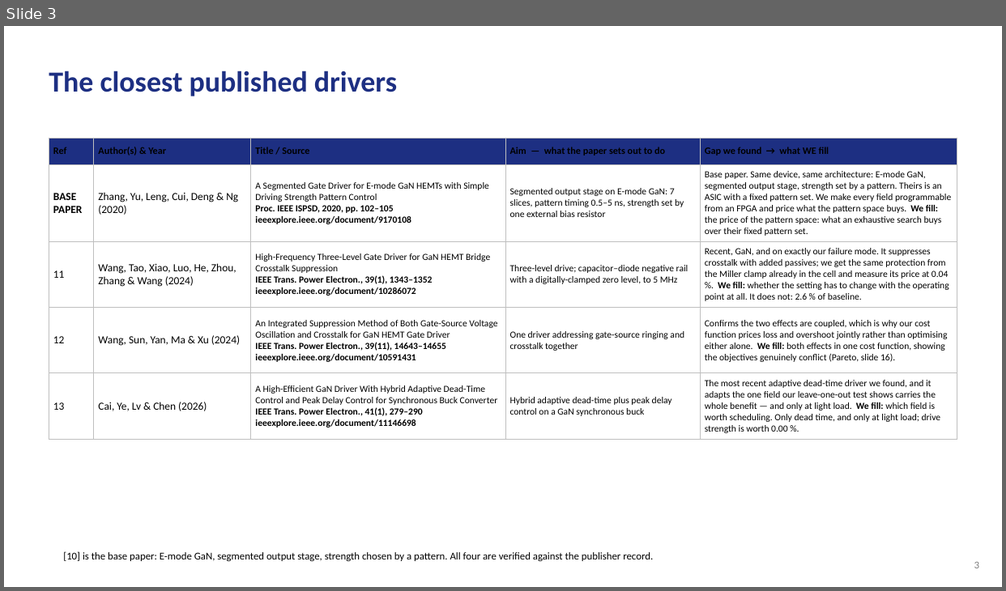
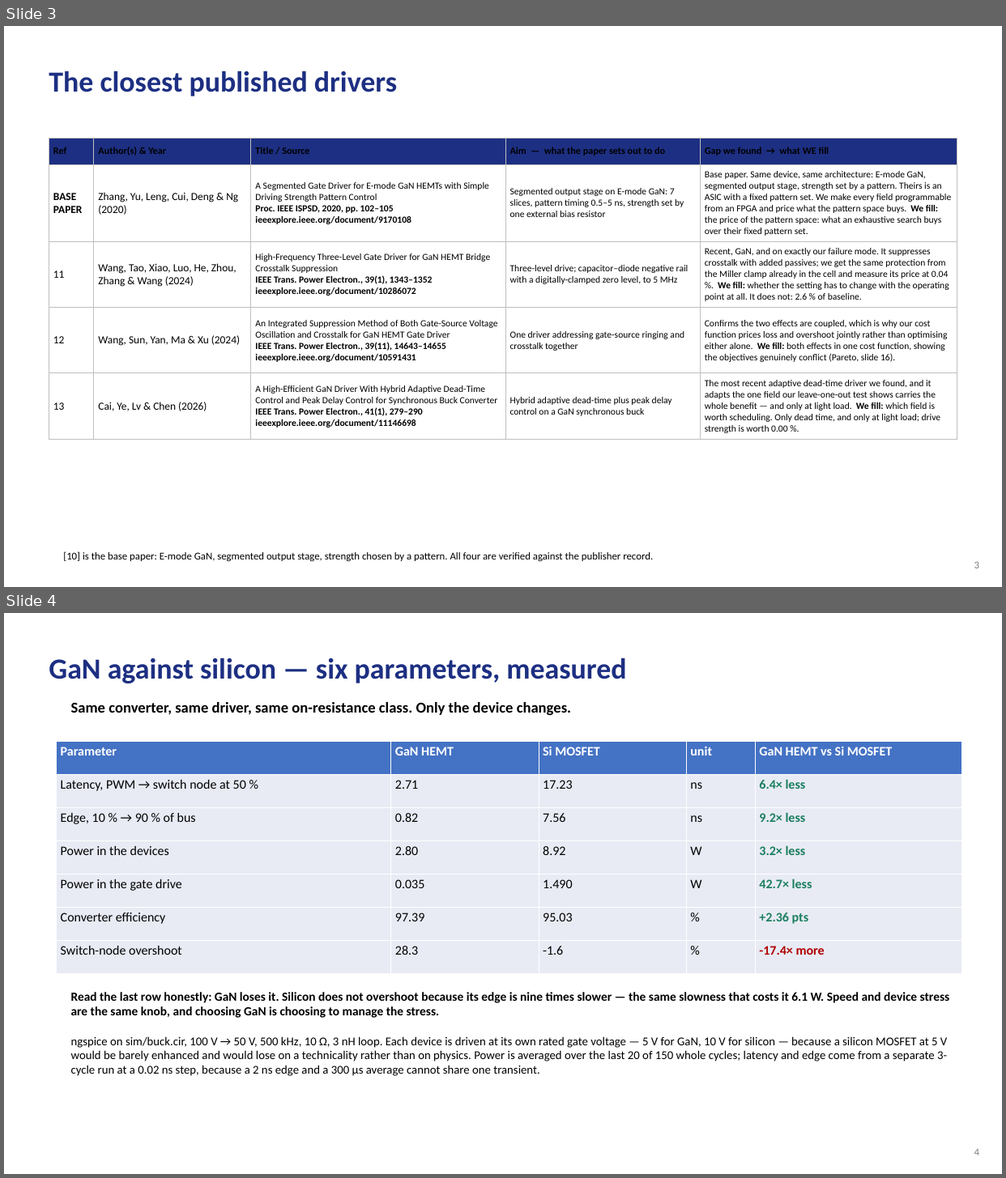
Before and after one commit to Amritha902/gan-driver, a slide deck: review/GaN_Review1_PRESENT.pptx. Shown one above the other, each under a label of ours: slide 3 before the commit, slides 3 and 4 after it. The pictures are 1006x591 and 1006x1178 pixels, drawn with LibreOffice and Linux fonts; fonts in the diff are those of the drawing. Boxes give left, top, right and bottom in pixels: in the first picture for what was removed or moved away, otherwise in the second. Text is boxed around its words. In the diff, an @@ line names an element or a change of style, - is before the commit and + after.

```diff
--- a/review/GaN_Review1_PRESENT.pptx
+++ b/review/GaN_Review1_PRESENT.pptx
@@ slide 4 added at box(4, 613, 1002, 1174), background #FFFFFF @@
@@ text added at box(49, 658, 626, 683), 28 pt, text #1D2F82, bold @@
+GaN against silicon — six parameters, measured
@@ text added at box(71, 702, 571, 715), 14.5 pt, text #000000, bold @@
+Same converter, same driver, same on-resistance class. Only the device changes.
@@ table added at box(57, 742, 961, 973), 7 rows, 5 columns @@
+Parameter | GaN HEMT | Si MOSFET | unit | GaN HEMT vs Si MOSFET
+Latency, PWM → switch node at 50 % | 2.71 | 17.23 | ns | 6.4× less
+Edge, 10 % → 90 % of bus | 0.82 | 7.56 | ns | 9.2× less
+Power in the devices | 2.80 | 8.92 | W | 3.2× less
+Power in the gate drive | 0.035 | 1.490 | W | 42.7× less
+Converter efficiency | 97.39 | 95.03 | % | +2.36 pts
+Switch-node overshoot | 28.3 | -1.6 | % | -17.4× more
@@ text added at box(71, 992, 950, 1018), 12 pt, text #000000, bold @@
+Read the last row honestly: GaN loses it. Silicon does not overshoot because its edge is nine times slower — the same slowness that costs it 6.1 W. Speed and device stress are the same knob, and choosing GaN is choosing to manage the stress.
@@ text added at box(71, 1037, 947, 1076), 11.5 pt, text #000000 @@
+ngspice on sim/buck.cir, 100 V → 50 V, 500 kHz, 10 Ω, 3 nH loop. Each device is driven at its own rated gate voltage — 5 V for GaN, 10 V for silicon — because a silicon MOSFET at 5 V would be barely enhanced and would lose on a technicality rather than on physics. Power is averaged over the last 20 of 150 whole cycles; latency and edge come from a separate 3-cycle run at a 0.02 ns step, because a 2 ns edge and a 300 µs average cannot share one transient.
@@ text added at box(974, 1149, 979, 1156), 10 pt, text #808080 @@
+4
```
Also in this commit, not shown: 18 slides changed, 3 other slides added, 15 other files.
